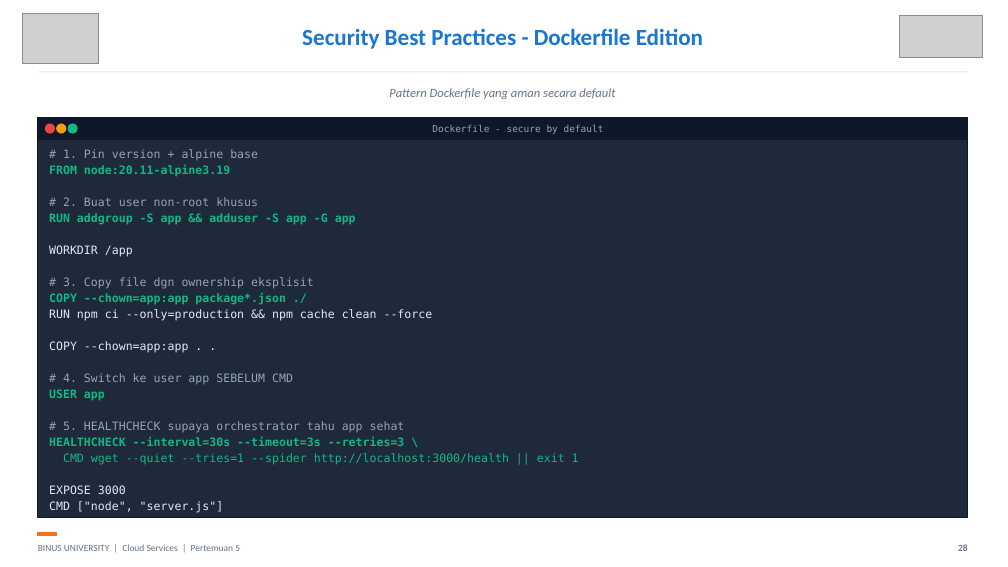
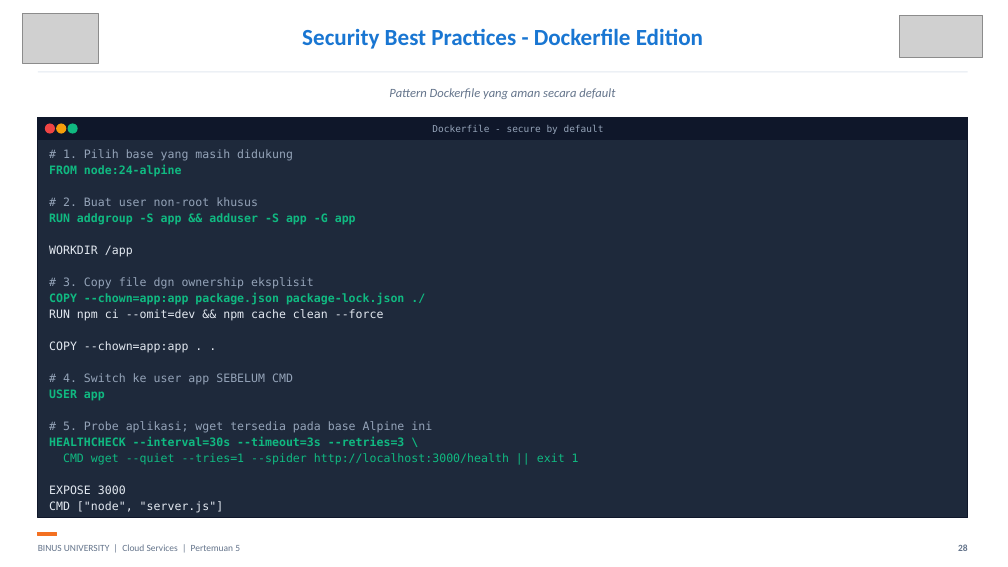
Before and after one commit to SeedFlora/meet5CloudService, a slide deck: slide 28 of slides/Teori_Pertemuan_05.pptx. Drawn at 1008x567 pixels with LibreOffice and Linux fonts; fonts in the diff are those of the drawing; grey boxes stand for pictures. Boxes give left, top, right and bottom in pixels: in the first picture for what was removed or moved away, otherwise in the second. Text is boxed around its words. In the diff, an @@ line names an element or a change of style, - is before the commit and + after.

Commit message:
Verify week 5 Docker theory against RPS and add tested Node examples

```diff
--- a/slides/Teori_Pertemuan_05.pptx
+++ b/slides/Teori_Pertemuan_05.pptx
@@ text at box(49, 149, 293, 177): text changed; text colour #10B981 to #94A3B8; bold off @@
-# 1. Pin version + alpine base
-FROM node:20.11-alpine3.19
+# 1. Pilih base yang masih didukung
+FROM node:24-alpine
@@ text at box(49, 293, 404, 321): text changed; text colour #E2E8F0 to #10B981; bold on @@
-COPY --chown=app:app package*.json ./
-RUN npm ci --only=production && npm cache clean --force
+COPY --chown=app:app package.json package-lock.json ./
+RUN npm ci --omit=dev && npm cache clean --force
@@ text at box(63, 421, 432, 433): text changed @@
-# 5. HEALTHCHECK supaya orchestrator tahu app sehat
+# 5. Probe aplikasi; wget tersedia pada base Alpine ini
```
Also in this commit, not shown: 24 other slides changed, 4 slides added, 1 slide removed, 10 other files.
